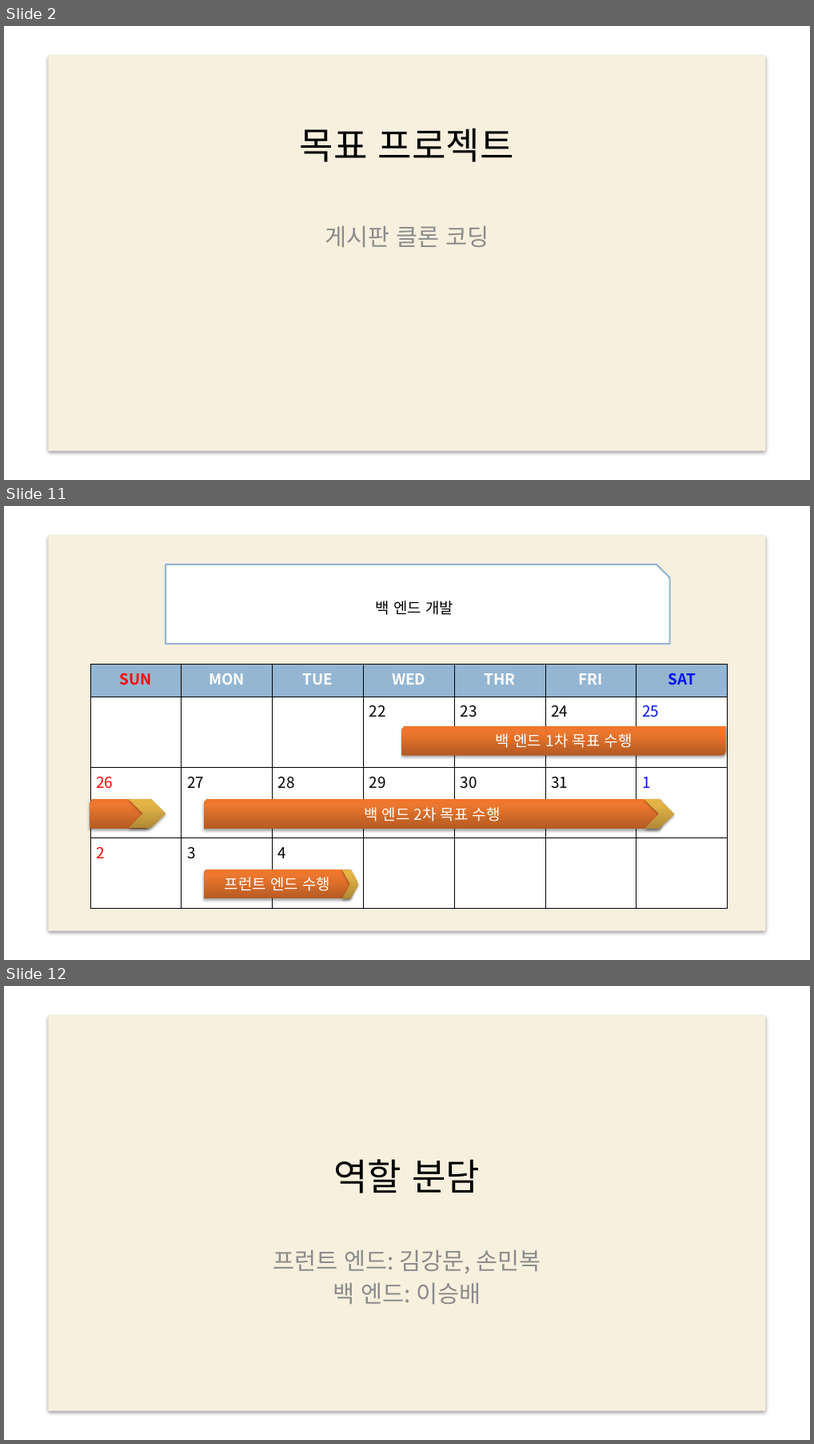
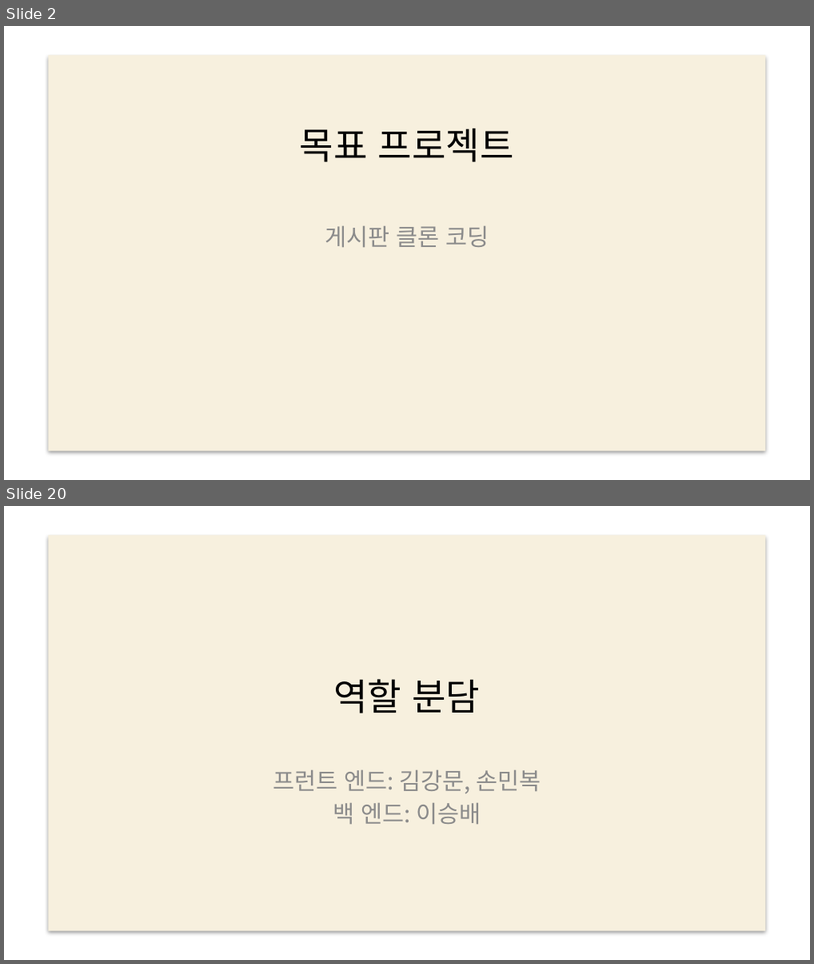
Before and after one commit to web5-kimgangmoon/teamproject_cloneCoding-Kim-Lee-Son-, a slide deck: 스케줄표.pptx. Shown one above the other, each under a label of ours: slides 2, 11 and 12 before the commit, slides 2 and 20 after it; the slides between them are not shown. The pictures are 814x1444 and 814x964 pixels, drawn with LibreOffice and Linux fonts; fonts in the diff are those of the drawing; background and template pictures are left out. Boxes give left, top, right and bottom in pixels: in the first picture for what was removed or moved away, otherwise in the second. Text is boxed around its words. In the diff, an @@ line names an element or a change of style, - is before the commit and + after.

```diff
--- a/스케줄표.pptx
+++ b/스케줄표.pptx
@@ slide 11 removed at box(4, 506, 810, 960), background picture (left out); not listed: 1 template element that a slide beside it also shows @@
@@ snip rect removed at box(166, 564, 670, 644) @@
-백 엔드 개발
@@ table removed at box(90, 664, 729, 908), 4 rows, 7 columns @@
-SUN | MON | TUE | WED | THR | FRI | SAT
- |  |  | 22 | 23 | 24 | 25
-26 | 27 | 28 | 29 | 30 | 31 | 1
-2 | 3 | 4 |  |  |  | 
@@ round diag rect removed at box(402, 726, 727, 756) @@
-백 엔드 1차 목표 수행
@@ round diag rect removed at box(90, 799, 150, 828) @@
@@ chevron removed at box(129, 799, 166, 828) @@
@@ round diag rect removed at box(204, 799, 661, 828) @@
-백 엔드 2차 목표 수행
@@ chevron removed at box(646, 799, 674, 828) @@
@@ round diag rect removed at box(204, 869, 352, 898) @@
-프런트 엔드 수행
@@ chevron removed at box(342, 869, 359, 898) @@
@@ what was slide 12 is now slide 20 @@
```
Also in this commit, not shown: 7 slides changed, 10 slides added, 1 other slide removed.
